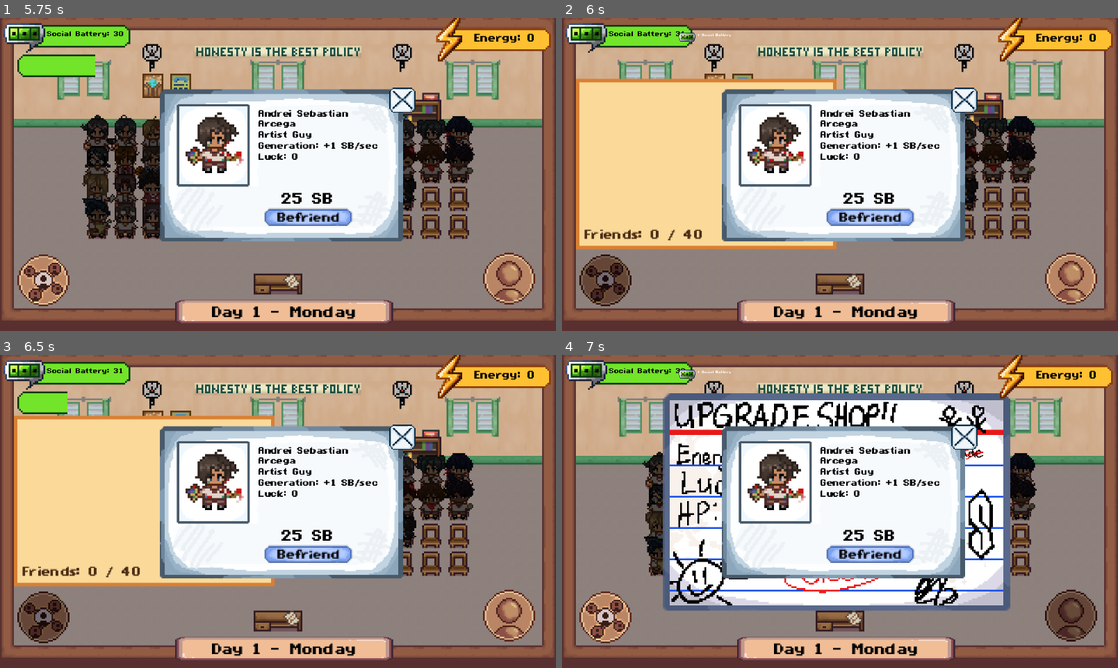
Above: before the commit, frames 1-4 (two rows, left to right).
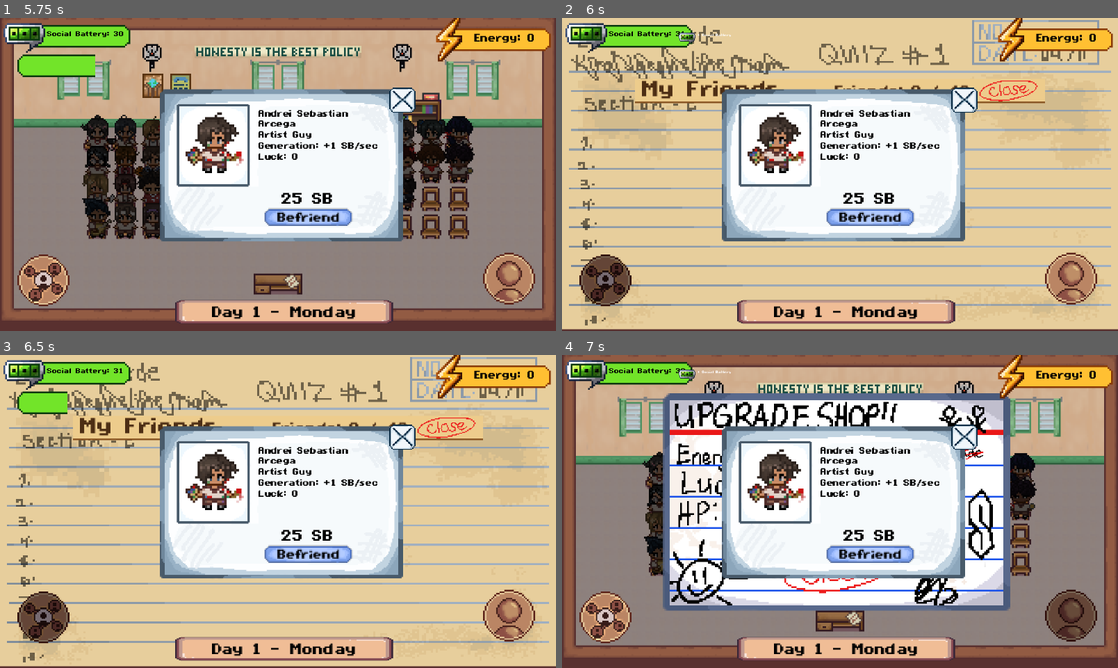
Above: after the commit, the same moments.

Repository: AzeOcram/checkpoint-gamejam
Game: Godot game, scene res://scenes/main/main.tscn
Two runs of this game, one before a commit and one after it. Both use one fixed random seed, a clock stepped at 60 frames per second and the inputs below.
Inputs (mouse positions are in pixels of both pictures, inside the frame that each line leads up to):
- Up to frame 1 (5.75 s): click (5, 74) at 0.52 s; tap Enter at 1.25 s; move the mouse to (400, 158) at 1.27 s; press the mouse at (400, 158) at 1.28 s; tap Space at 2 s; move the mouse to (166, 190) at 2.02 s; release the mouse at (166, 190) at 2.03 s; hold S 2.03-2.78 s; click (166, 190) at 2.1 s; move the mouse to (333, 105) at 2.77 s; press the mouse at (333, 105) at 2.78 s; move the mouse to (250, 237) at 3.52 s; release the mouse at (250, 237) at 3.53 s; click (250, 237) at 3.6 s; click (305, 218) at 4.25 s; move the mouse to (444, 221) at 5.02 s; press the mouse at (444, 221) at 5.03 s; hold S from 5.03 s (still down)
- Up to frame 2 (6 s): release S at 5.75 s; release the mouse at (1006, 221) at 5.75 s; click (606, 280) at 5.75 s
- Up to frame 3 (6.5 s): no input
- Up to frame 4 (7 s): click (1073, 614) at 6.5 s

Frame 1 is identical in both runs. In frame 2, 59% of the frame differs, in the area x 0-100%, y 0-100%; in frame 3, 58%; in frame 4, nothing differs.

Commit message:
feat(ui): full-screen yellow pad friend list with close button

Diff:
--- a/scenes/main/friend_card.tscn
+++ b/scenes/main/friend_card.tscn
@@ -7,15 +7,19 @@
 content_margin_top = 3.0
 content_margin_right = 3.0
 content_margin_bottom = 3.0
-bg_color = Color(0.93, 0.94, 0.96, 1)
+bg_color = Color(1, 0.98, 0.9, 1)
 border_width_left = 1
 border_width_top = 1
 border_width_right = 1
 border_width_bottom = 1
-border_color = Color(0.25, 0.32, 0.42, 1)
+border_color = Color(0.55, 0.35, 0.15, 1)
+corner_radius_top_left = 2
+corner_radius_top_right = 2
+corner_radius_bottom_right = 2
+corner_radius_bottom_left = 2
 
 [sub_resource type="StyleBoxFlat" id="bar_bg"]
-bg_color = Color(0.75, 0.77, 0.82, 1)
+bg_color = Color(0.85, 0.78, 0.62, 1)
 
 [sub_resource type="StyleBoxFlat" id="mood_fill"]
 bg_color = Color(0.62, 0.58, 0.9, 1)
@@ -27,6 +31,8 @@
 bg_color = Color(0.22, 0.55, 0.3, 1)
 
 [node name="FriendCard" type="PanelContainer"]
+layout_mode = 2
+size_flags_horizontal = 3
 theme_override_styles/panel = SubResource("card_style")
 script = ExtResource("1_card")
 
@@ -39,15 +45,15 @@
 theme_override_constants/separation = 1
 
 [node name="Portrait" type="TextureRect" parent="HBoxContainer/Identity"]
-custom_minimum_size = Vector2(26, 26)
+custom_minimum_size = Vector2(30, 30)
 layout_mode = 2
 expand_mode = 1
 stretch_mode = 5
 
 [node name="NameLabel" type="Label" parent="HBoxContainer/Identity"]
 layout_mode = 2
-theme_override_colors/font_color = Color(0.1, 0.1, 0.15, 1)
-theme_override_font_sizes/font_size = 6
+theme_override_colors/font_color = Color(0.3, 0.18, 0.08, 1)
+theme_override_font_sizes/font_size = 7
 horizontal_alignment = 1
 text = "Name"
 
@@ -58,7 +64,7 @@
 
 [node name="MoodLabel" type="Label" parent="HBoxContainer/Stats"]
 layout_mode = 2
-theme_override_colors/font_color = Color(0.1, 0.1, 0.15, 1)
+theme_override_colors/font_color = Color(0.3, 0.18, 0.08, 1)
 theme_override_font_sizes/font_size = 6
 text = "Mood"
 
@@ -71,7 +77,7 @@
 
 [node name="ConnectionLabel" type="Label" parent="HBoxContainer/Stats"]
 layout_mode = 2
-theme_override_colors/font_color = Color(0.1, 0.1, 0.15, 1)
+theme_override_colors/font_color = Color(0.3, 0.18, 0.08, 1)
 theme_override_font_sizes/font_size = 6
 text = "Connection"
 
@@ -84,7 +90,7 @@
 
 [node name="SBLabel" type="Label" parent="HBoxContainer/Stats"]
 layout_mode = 2
-theme_override_colors/font_color = Color(0.1, 0.1, 0.15, 1)
+theme_override_colors/font_color = Color(0.3, 0.18, 0.08, 1)
 theme_override_font_sizes/font_size = 6
 text = "SB Generation"
 
--- a/scenes/main/friends_panel.tscn
+++ b/scenes/main/friends_panel.tscn
@@ -1,40 +1,71 @@
 [gd_scene format=3 uid="uid://bs6y4k30lyphl"]
 
 [ext_resource type="Script" uid="uid://c5ktth8rywk88" path="res://scripts/main/friends_panel.gd" id="1_7jyo1"]
+[ext_resource type="Texture2D" uid="uid://fl4jfmie4kcc" path="res://assets/art/qte/Yellow Pad (Horizontal)/1.PNG" id="2_pad"]
+[ext_resource type="Texture2D" uid="uid://f0nobh7kped7" path="res://assets/ui/Shop UI/Close button.png" id="3_close"]
 
-[sub_resource type="StyleBoxFlat" id="notepad_style"]
-content_margin_left = 5.0
-content_margin_top = 5.0
-content_margin_right = 5.0
-content_margin_bottom = 5.0
-bg_color = Color(0.98, 0.85, 0.6, 1)
-border_width_left = 2
-border_width_top = 2
-border_width_right = 2
-border_width_bottom = 2
-border_color = Color(0.85, 0.5, 0.2, 1)
+[sub_resource type="StyleBoxTexture" id="pad_style"]
+content_margin_left = 42.0
+content_margin_top = 36.0
+content_margin_right = 42.0
+content_margin_bottom = 20.0
+texture = ExtResource("2_pad")
+region_rect = Rect2(41, 11, 240, 161)
+
+[sub_resource type="StyleBoxFlat" id="header_style"]
+content_margin_left = 4.0
+content_margin_top = 1.0
+content_margin_right = 4.0
+content_margin_bottom = 1.0
+bg_color = Color(0.93, 0.8, 0.55, 1)
+border_width_bottom = 1
+border_color = Color(0.55, 0.35, 0.15, 1)
 
 [node name="FriendsPanel" type="PanelContainer" unique_id=4352755]
-custom_minimum_size = Vector2(150, 98)
-offset_right = 150.0
-offset_bottom = 98.0
-theme_override_styles/panel = SubResource("notepad_style")
+offset_right = 320.0
+offset_bottom = 180.0
+theme_override_styles/panel = SubResource("pad_style")
 script = ExtResource("1_7jyo1")
 
 [node name="VBoxContainer" type="VBoxContainer" parent="." unique_id=715070115]
 layout_mode = 2
+theme_override_constants/separation = 4
+
+[node name="Header" type="PanelContainer" parent="VBoxContainer"]
+layout_mode = 2
+theme_override_styles/panel = SubResource("header_style")
+
+[node name="HBoxContainer" type="HBoxContainer" parent="VBoxContainer/Header"]
+layout_mode = 2
+
+[node name="TitleLabel" type="Label" parent="VBoxContainer/Header/HBoxContainer"]
+layout_mode = 2
+theme_override_colors/font_color = Color(0.3, 0.18, 0.08, 1)
+theme_override_font_sizes/font_size = 10
+text = "My Friends"
+
+[node name="FriendCountLabel" type="Label" parent="VBoxContainer/Header/HBoxContainer" unique_id=946841063]
+layout_mode = 2
+size_flags_horizontal = 3
+theme_override_colors/font_color = Color(0.3, 0.18, 0.08, 1)
+theme_override_font_sizes/font_size = 7
+horizontal_alignment = 2
+
+[node name="CloseButton" type="TextureButton" parent="VBoxContainer/Header/HBoxContainer"]
+custom_minimum_size = Vector2(34, 12)
+layout_mode = 2
+texture_normal = ExtResource("3_close")
+ignore_texture_size = true
+stretch_mode = 5
 
 [node name="ScrollContainer" type="ScrollContainer" parent="VBoxContainer"]
 layout_mode = 2
 size_flags_vertical = 3
 horizontal_scroll_mode = 0
 
-[node name="FriendList" type="VBoxContainer" parent="VBoxContainer/ScrollContainer" unique_id=171448405]
+[node name="FriendList" type="GridContainer" parent="VBoxContainer/ScrollContainer" unique_id=171448405]
 layout_mode = 2
 size_flags_horizontal = 3
-theme_override_constants/separation = 3
-
-[node name="FriendCountLabel" type="Label" parent="VBoxContainer" unique_id=946841063]
-layout_mode = 2
-theme_override_colors/font_color = Color(0.3, 0.18, 0.08, 1)
-theme_override_font_sizes/font_size = 6
+theme_override_constants/h_separation = 6
+theme_override_constants/v_separation = 4
+columns = 2
--- a/scenes/main/main.tscn
+++ b/scenes/main/main.tscn
@@ -48,10 +48,8 @@
 
 [node name="FriendsPanel" parent="UI" unique_id=4352755 instance=ExtResource("3_yyfjg")]
 layout_mode = 0
-offset_left = 8.0
-offset_top = 36.0
-offset_right = 158.0
-offset_bottom = 134.0
+offset_right = 320.0
+offset_bottom = 180.0
 
 [node name="StatsShop" parent="UI" unique_id=475658977 instance=ExtResource("12_statshop")]
 layout_mode = 0
--- a/scripts/main/friends_panel.gd
+++ b/scripts/main/friends_panel.gd
@@ -4,8 +4,9 @@
 # Nodes
 const FRIEND_CARD_SCENE := preload("res://scenes/main/friend_card.tscn")
 
-@onready var friend_list: VBoxContainer = $VBoxContainer/ScrollContainer/FriendList
-@onready var friend_count_label: Label = $VBoxContainer/FriendCountLabel
+@onready var friend_list: GridContainer = $VBoxContainer/ScrollContainer/FriendList
+@onready var friend_count_label: Label = $VBoxContainer/Header/HBoxContainer/FriendCountLabel
+@onready var close_button: TextureButton = $VBoxContainer/Header/HBoxContainer/CloseButton
 
 
 # Reference to the Recruitment System.
@@ -14,6 +15,8 @@
 
 func _ready() -> void:
 	add_to_group(&"blocks_tap")
+	close_button.set_meta(&"sfx_press", &"menu_close")
+	close_button.pressed.connect(_on_close_pressed)
 	recruitment_system.friend_recruited.connect(_on_friend_recruited)
 
 	call_deferred("update_ui")
--- a/tests/test_friend_list.gd
+++ b/tests/test_friend_list.gd
@@ -20,13 +20,16 @@
 	var panel: PanelContainer = main.get_node("UI/FriendsPanel")
 	var button: TextureButton = main.get_node("UI/SocialCircleButton")
 	var recruitment = main.get_node("Systems/RecruitmentSystem")
-	var cards: VBoxContainer = panel.get_node("VBoxContainer/ScrollContainer/FriendList")
+	var cards: GridContainer = panel.get_node("VBoxContainer/ScrollContainer/FriendList")
 
 	check(not panel.visible, "friend list starts hidden")
 	button.pressed.emit()
 	check(panel.visible, "friend list button opens the screen")
 	button.pressed.emit()
 	check(not panel.visible, "friend list button closes the screen")
+	button.pressed.emit()
+	panel.get_node("VBoxContainer/Header/HBoxContainer/CloseButton").pressed.emit()
+	check(not panel.visible, "close button closes the screen")
 
 	var data: FriendData = recruitment.available_friends[0]
 	data.mood = 40
Not shown, added: tests/test_friend_list.gd.uid
